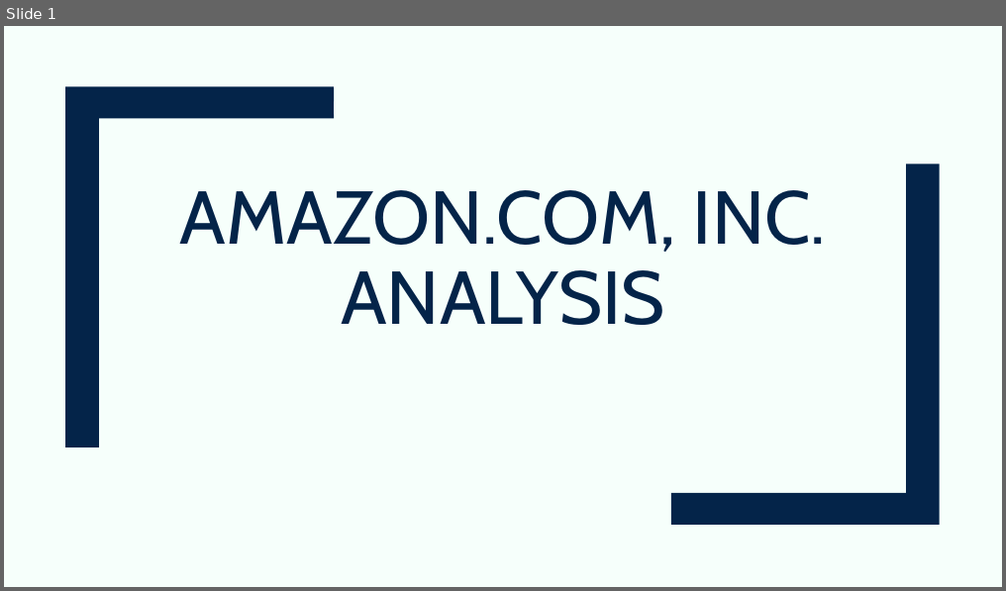
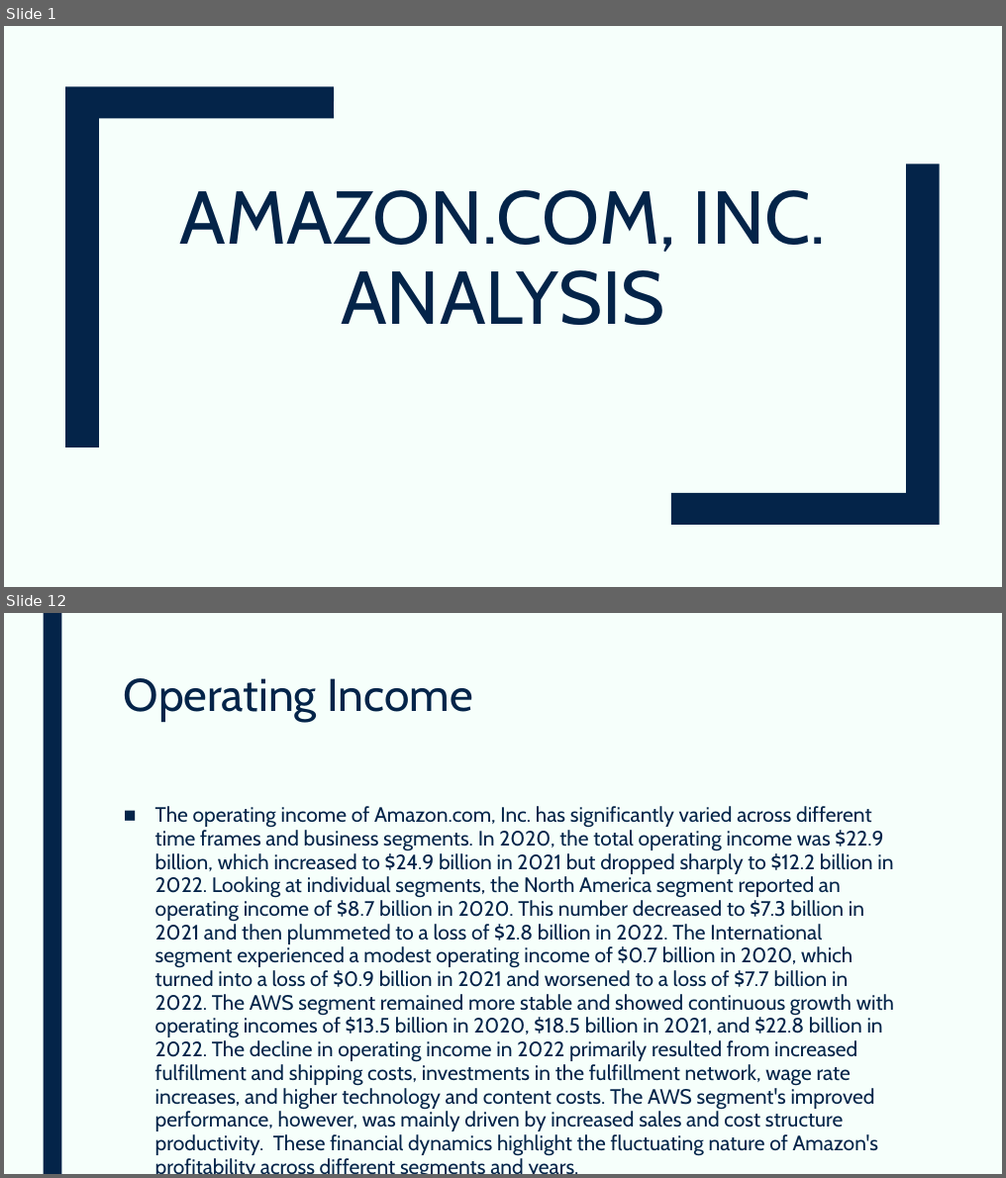
Before and after one commit to devangovind/AMUCLDISS, a slide deck: fastapi-backend/app/pres/output.pptx. Shown one above the other, each under a label of ours: slide 1 before the commit, slides 1 and 12 after it; the slides between them are not shown. The pictures are 1006x591 and 1006x1178 pixels, drawn with LibreOffice and Linux fonts; fonts in the diff are those of the drawing. Boxes give left, top, right and bottom in pixels: in the first picture for what was removed or moved away, otherwise in the second. Text is boxed around its words. In the diff, an @@ line names an element or a change of style, - is before the commit and + after.

```diff
--- a/fastapi-backend/app/pres/output.pptx
+++ b/fastapi-backend/app/pres/output.pptx
@@ slide 12 added at bbox=[4, 613, 1002, 1174], background #F6FFFB @@
@@ rectangle added at bbox=[43, 613, 61, 1174], fill #042449 @@
@@ title added at bbox=[124, 678, 472, 722], 44 pt, text #042449 @@
+Operating Income
@@ text added at bbox=[155, 806, 894, 1157], 20 pt, text #042449 @@
+■ The operating income of Amazon.com, Inc. has significantly varied across different time frames and business segments. In 2020, the total operating income was $22.9 billion, which increased to $24.9 billion in 2021 but dropped sharply to $12.2 billion in 2022. Looking at individual segments, the North America segment reported an operating income of $8.7 billion in 2020. This number decreased to $7.3 billion in 2021 and then plummeted to a loss of $2.8 billion in 2022. The International segment experienced a modest operating income of $0.7 billion in 2020, which turned into a loss of $0.9 billion in 2021 and worsened to a loss of $7.7 billion in 2022. The AWS segment remained more stable and showed continuous growth with operating incomes of $13.5 billion in 2020, $18.5 billion in 2021, and $22.8 billion in 2022. The decline in operating income in 2022 primarily resulted from increased fulfillment and shipping costs, investments in the fulfillment network, wage rate increases, and higher technology and content costs. The AWS segment's improved performance, however, was mainly driven by increased sales and cost structure productivity. These financial dynamics highlight the fluctuating nature of Amazon's profitability across different segments and years.
```
Also in this commit, not shown: 6 slides changed, 6 other slides added, 11 other files.
